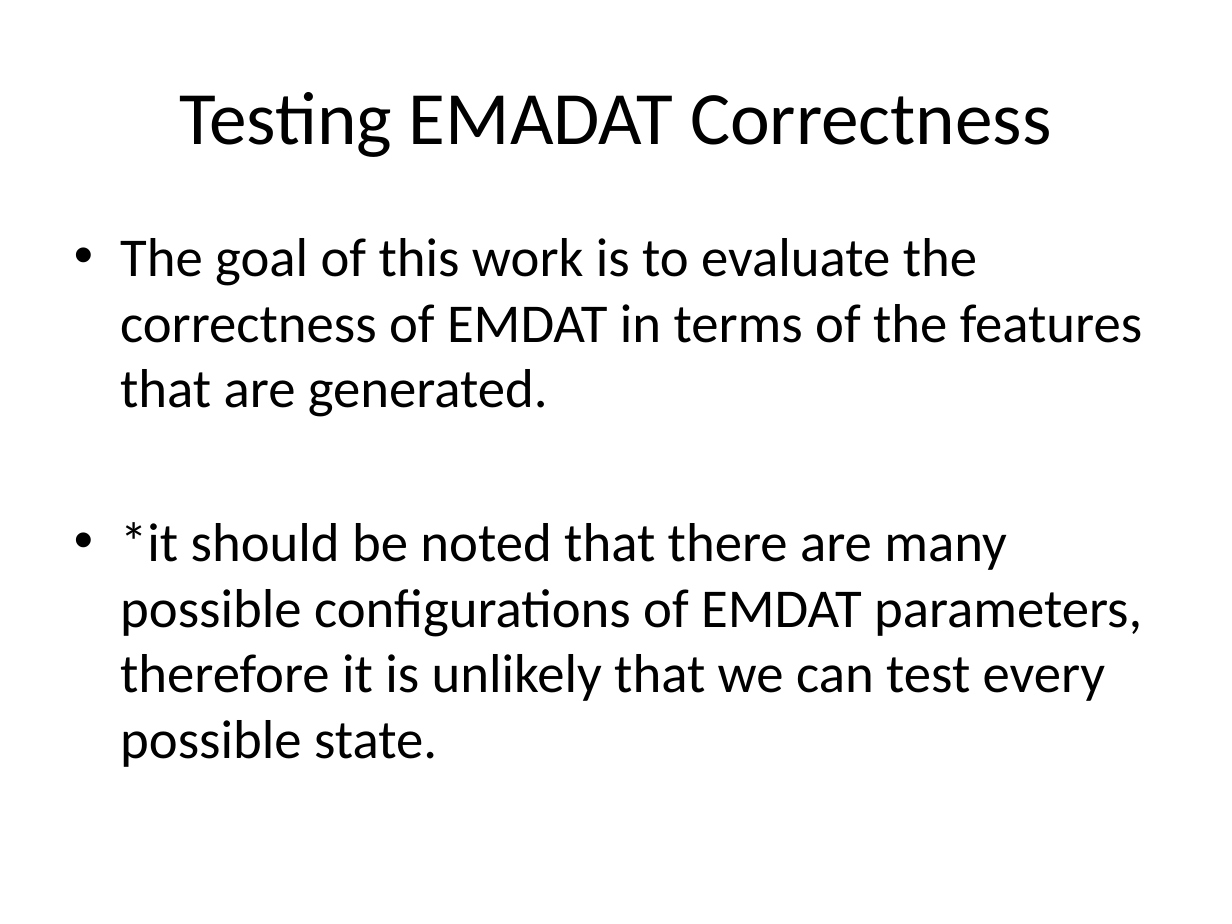
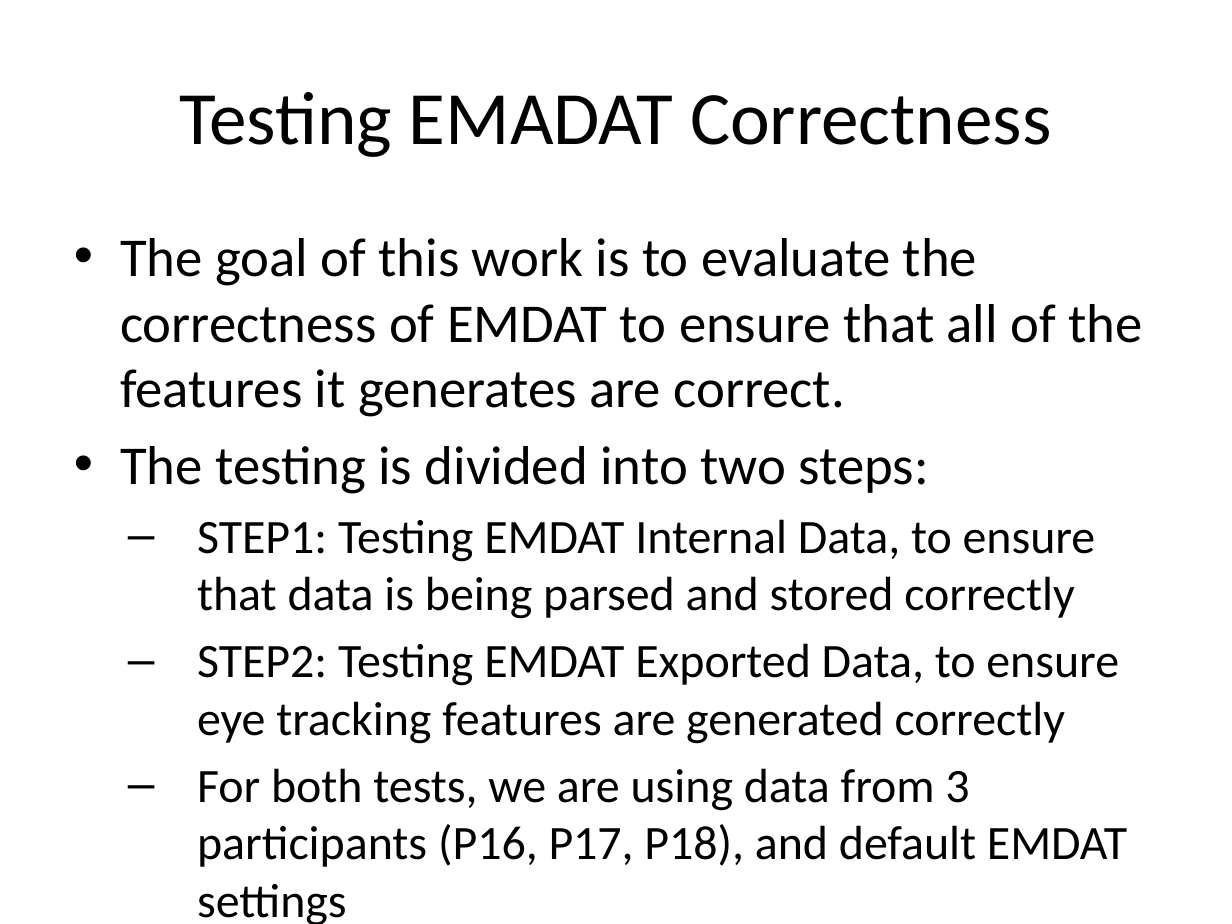
Before and after one commit to dtoker/EMDAT_testing, a slide deck: slide 2 of Testing EMADAT Correctness.pptx (slide 1 before the commit). Drawn at 1232x924 pixels with LibreOffice and Linux fonts; fonts in the diff are those of the drawing. Boxes give left, top, right and bottom in pixels: in the first picture for what was removed or moved away, otherwise in the second. Text is boxed around its words. In the diff, an @@ line names an element or a change of style, - is before the commit and + after.

Commit message:
updated internal files

```diff
--- a/Testing EMADAT Correctness.pptx
+++ b/Testing EMADAT Correctness.pptx
@@ text at <box>120,238,1142,867</box>: text changed; size 32 to 28 pt @@
-• The goal of this work is to evaluate the correctness of EMDAT in terms of the features that are generated.
-• *it should be noted that there are many possible configurations of EMDAT parameters, therefore it is unlikely that we can test every possible state.
+• The goal of this work is to evaluate the correctness of EMDAT to ensure that all of the features it generates are correct.
+• The testing is divided into two steps:
+  – STEP1: Testing EMDAT Internal Data, to ensure that data is being parsed and stored correctly
+  – STEP2: Testing EMDAT Exported Data, to ensure eye tracking features are generated correctly
+  – For both tests, we are using data from 3 participants (P16, P17, P18), and default EMDAT settings
```
Also in this commit, not shown: 10 slides added, 2 slides removed, 25 other files.
